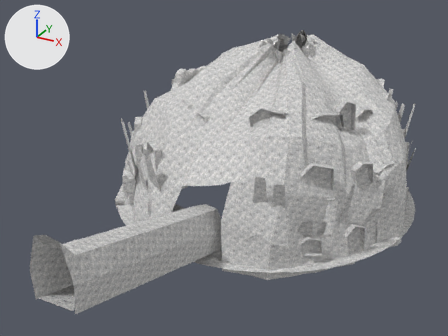
Renders of the glTF model public/models/cavern-structure.glb from each side of a commit.
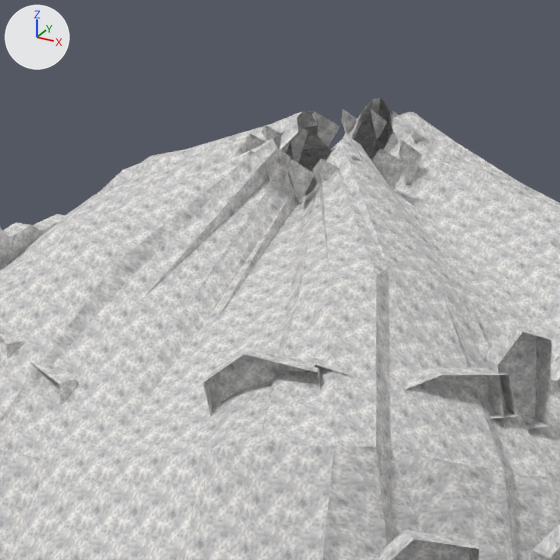
Old and new are each drawn whole from a 50 mm lens placed at (31.6, 100.4, 42.8), pointed at (-12.3, 180.1, 3.0) and again close up on the part from 42% to 80% of the width and 0% to 51% of the height. The axes (+X, +Y, +Z) are drawn at upper left. The lights are the same throughout. The last two pictures show the newer version. The close-ups show mesh edges as thin lines. Objects named as collision shapes, trigger or cutter boxes, shadow casters or lower levels of detail are left out.

In view in the first close-up: 'CavernStructure_Rock'.
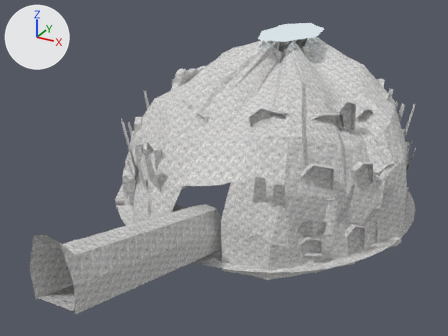
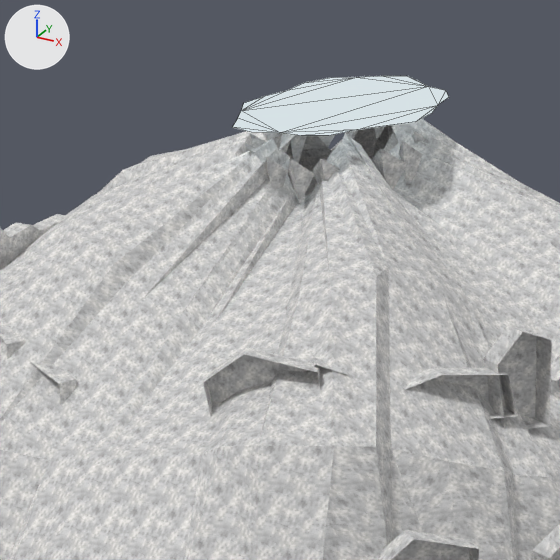
What differs and where, as boxes [x1, y1, x2, y2] in the close-ups (560 x 560 px):
'Cavern_Oculus', added: after [232, 76, 449, 136]

What the commit changed:
Material 'Cavern daylight opening' (mat_cavern_daylight_opening) is new.
Its base color is (0.0, 0.0, 0.0) (black #000000).
Its metallic is 1.0.
Its roughness is 1.0.
Its emission color is (0.67, 0.75, 0.78) (white #d6e1e5).
Its emission strength is 1.0.
Mesh me_cavern_oculus_sky_surface is new.
It has 24 vertices, 22 faces and spans x -17.0..-6.8, y 195.9..214.5, z 20.3.
It uses material mat_cavern_daylight_opening (black #000000, glowing white #d6e1e5).
Object 'Cavern_Oculus' (ob_cavern_oculus) is new; it shows me_cavern_oculus_sky_surface.
Its location is (0.0, 0.0, 0.0).
